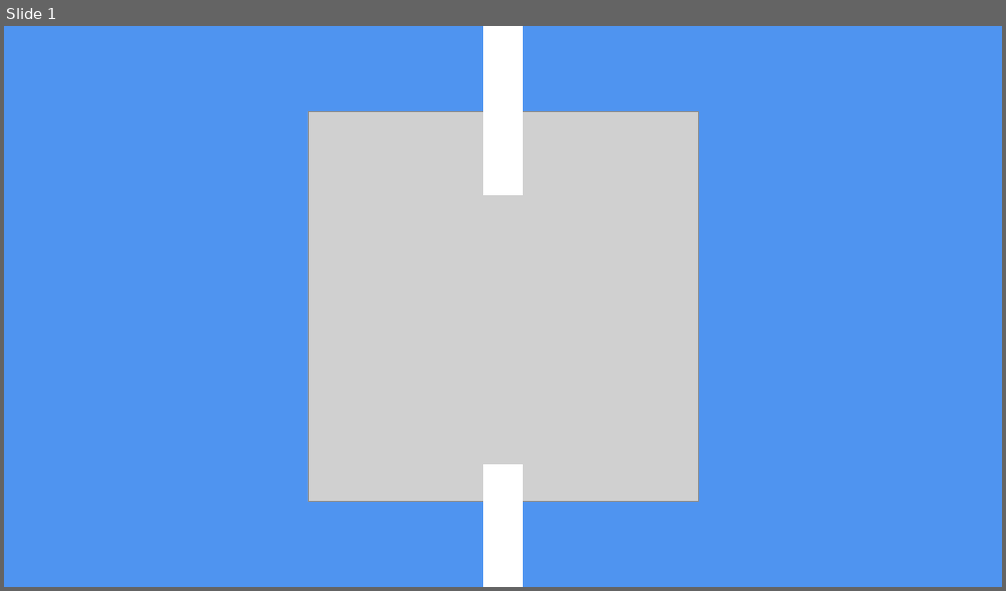
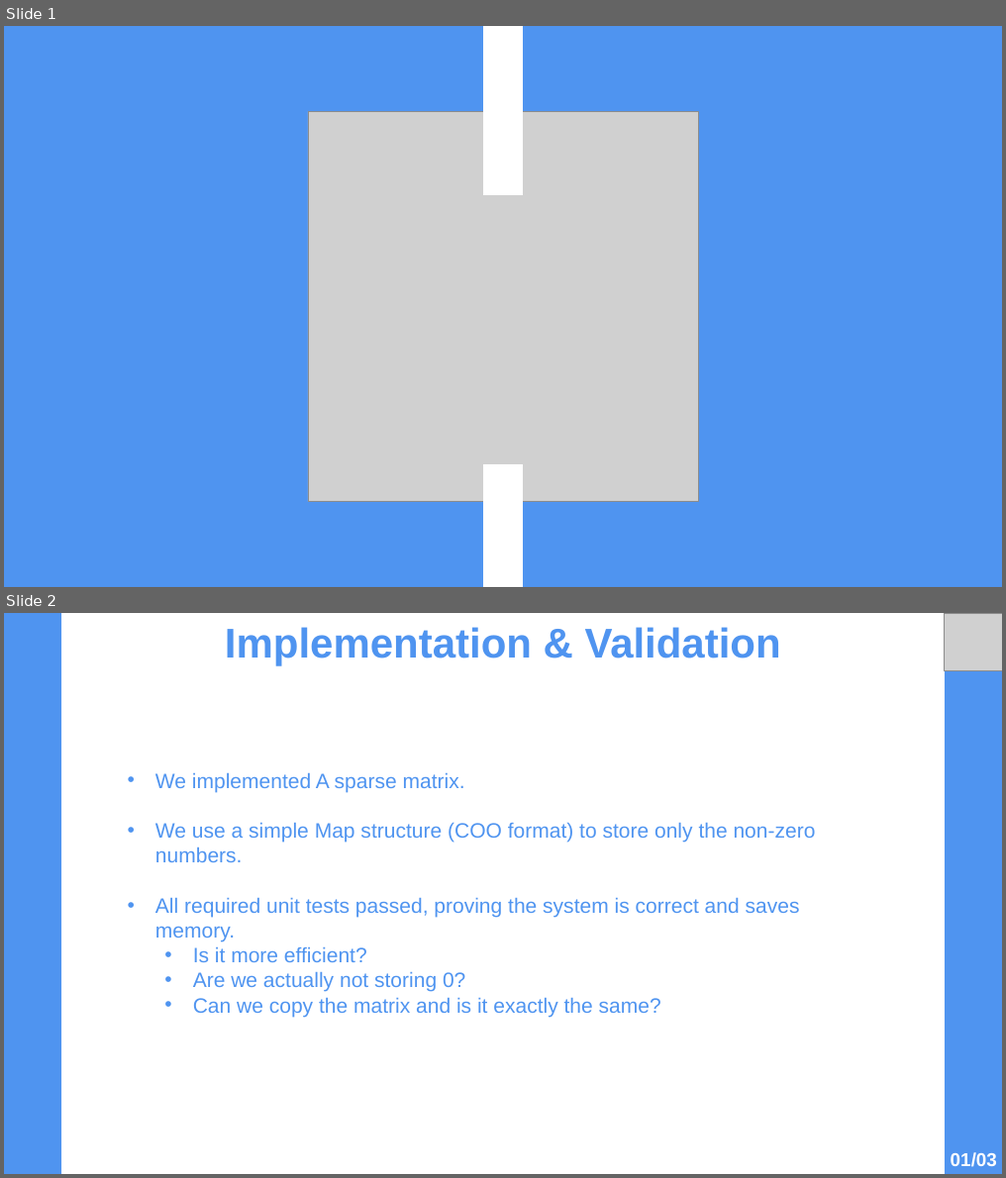
Before and after one commit to EliasDeHondt/ExercisesIndustrialEngineerUniversityAntwerp, a slide deck: DataStructures/Project/Presentation.pptx. Shown one above the other, each under a label of ours: slide 1 before the commit, slides 1 and 2 after it. The pictures are 1006x591 and 1006x1178 pixels, drawn with LibreOffice and Linux fonts; fonts in the diff are those of the drawing; grey boxes stand for pictures. Boxes give left, top, right and bottom in pixels: in the first picture for what was removed or moved away, otherwise in the second. Text is boxed around its words. In the diff, an @@ line names an element or a change of style, - is before the commit and + after.

```diff
--- a/DataStructures/Project/Presentation.pptx
+++ b/DataStructures/Project/Presentation.pptx
@@ slide 2 added at bbox=[4, 613, 1002, 1174], background #FFFFFF @@
@@ rectangle added at bbox=[4, 613, 62, 1174], fill #4F94F0, outline #4F94F0 1.5 pt @@
@@ rectangle added at bbox=[62, 613, 944, 917], fill #FFFFFF, outline #FFFFFF 1.5 pt @@
@@ text added at bbox=[225, 627, 781, 666], 40 pt, text #4F94F0, bold @@
+Implementation & Validation
@@ rectangle added at bbox=[944, 613, 1002, 1174], fill #4F94F0, outline #4F94F0 1.5 pt @@
@@ picture added at bbox=[944, 613, 1002, 670] @@
@@ picture added at bbox=[308, 698, 698, 1088] @@
@@ text added at bbox=[155, 772, 816, 1017], 20 pt, text #4F94F0 @@
+• We implemented A sparse matrix.
+• We use a simple Map structure (COO format) to store only the non-zero numbers.
+• All required unit tests passed, proving the system is correct and saves memory.
+  • Is it more efficient?
+  • Are we actually not storing 0?
+  • Can we copy the matrix and is it exactly the same?
@@ rectangle added at bbox=[62, 917, 944, 1174], fill #FFFFFF, outline #FFFFFF 1.5 pt @@
@@ text added at bbox=[950, 1153, 997, 1167], 18 pt, text #FFFFFF, bold @@
+01/03
```
Also in this commit, not shown: 3 other slides added, 1 slide removed, 2 other files.
